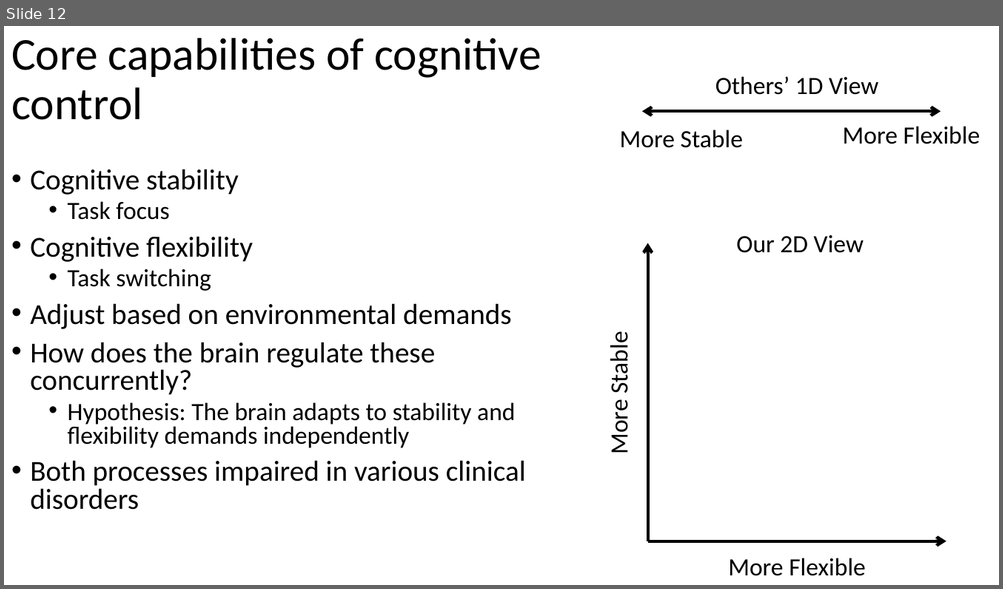
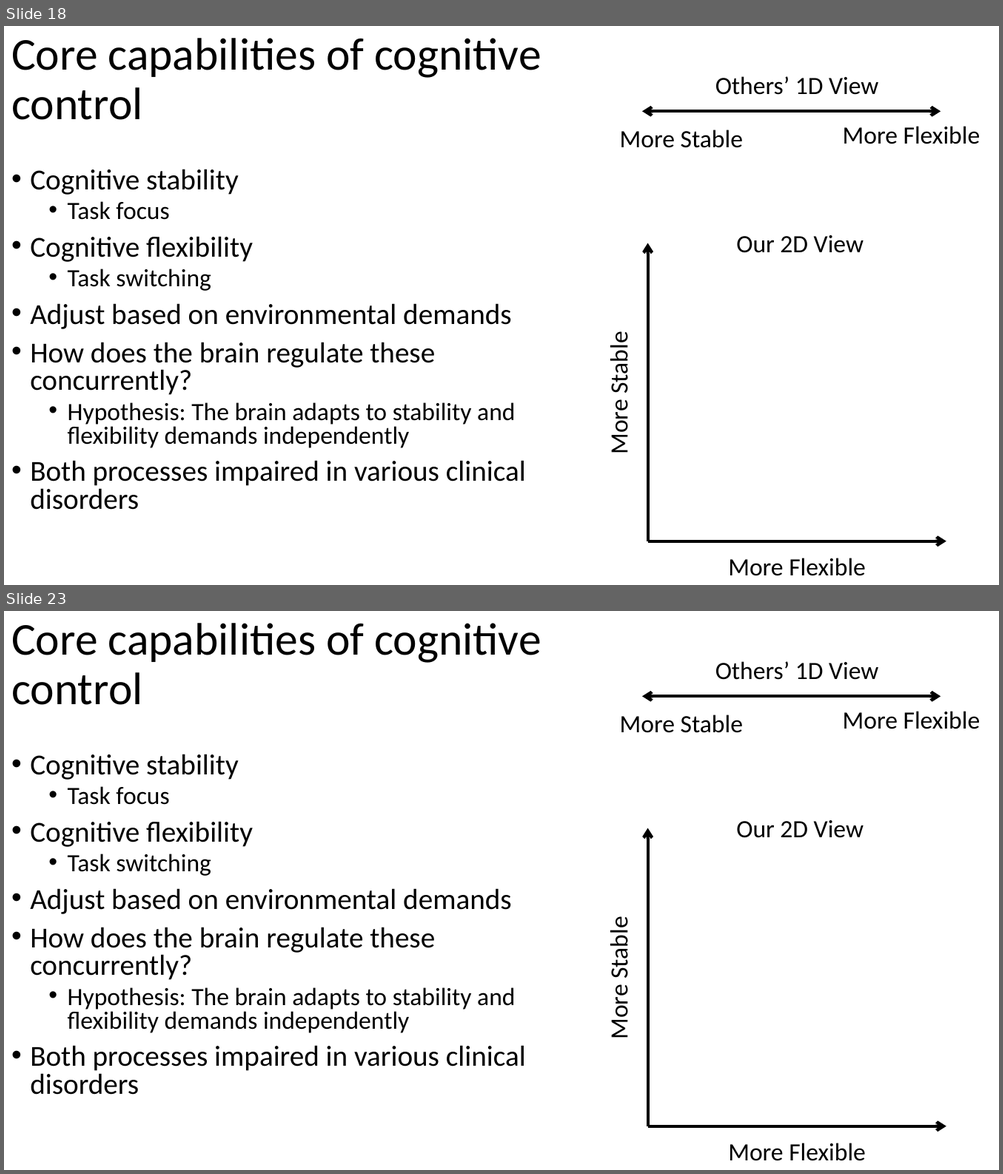
Before and after one commit to jimzhang629/third_year_talk, a slide deck: thirdYearTalk_JZ1.pptx. Shown one above the other, each under a label of ours: slide 12 before the commit, slides 18 and 23 after it; the slides between them are not shown. The pictures are 1003x589 and 1003x1174 pixels, drawn with LibreOffice and Linux fonts; fonts in the diff are those of the drawing. Boxes give left, top, right and bottom in pixels: in the first picture for what was removed or moved away, otherwise in the second. Text is boxed around its words. In the diff, an @@ line names an element or a change of style, - is before the commit and + after.

```diff
--- a/thirdYearTalk_JZ1.pptx
+++ b/thirdYearTalk_JZ1.pptx
@@ slide 23 added at [4, 611, 999, 1170], background #FFFFFF @@
@@ title added at [11, 623, 541, 705], 44 pt, text #000000 @@
+Core capabilities of cognitive control
@@ group added at [620, 661, 980, 733]: 3 texts, 1 double arrow @@
+More Stable
+More Flexible
+Others’ 1D View
@@ text added at [30, 754, 526, 1095], 28 pt, text #000000 @@
+• Cognitive stability
+  • Task focus
+• Cognitive flexibility
+  • Task switching
+• Adjust based on environmental demands
+• How does the brain regulate these concurrently?
+  • Hypothesis: The brain adapts to stability and flexibility demands independently
+• Both processes impaired in various clinical disorders
@@ group added at [603, 820, 946, 1162]: 3 texts, 2 arrows @@
+More Stable
+More Flexible
+Our 2D View
@@ what was slide 12 is now slide 18 @@
```
Also in this commit, not shown: 10 other slides added.
